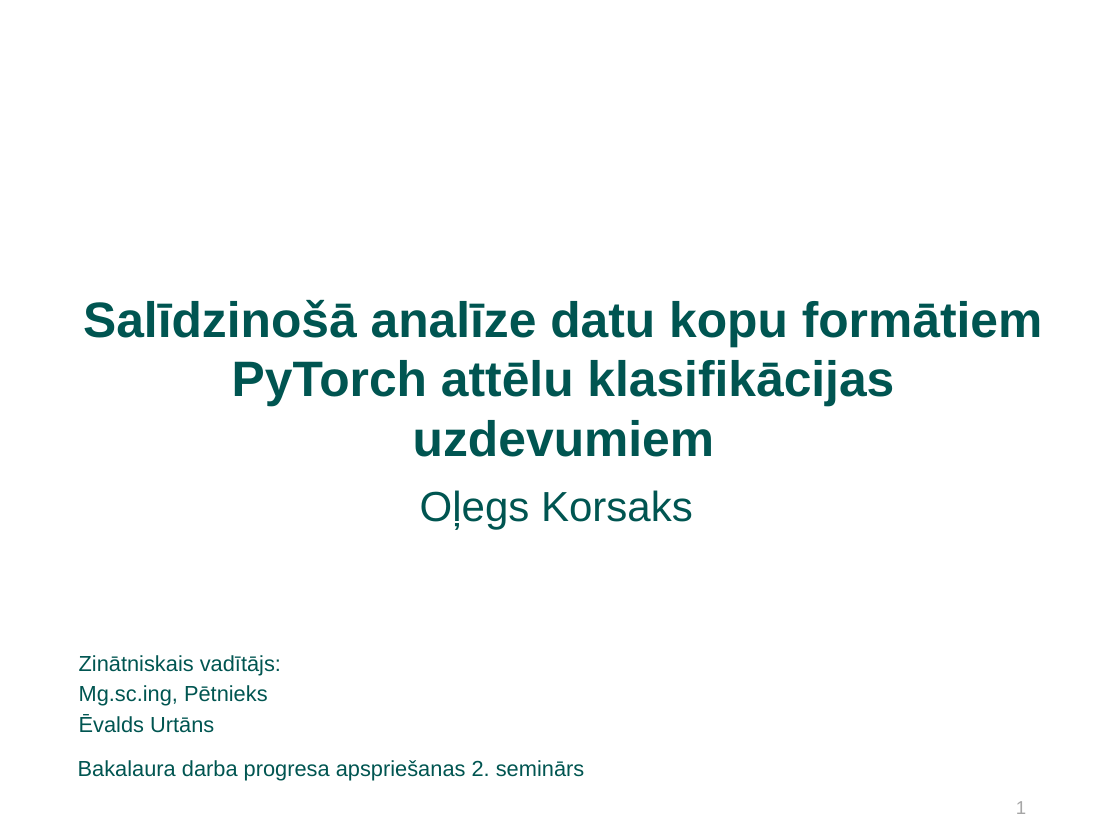
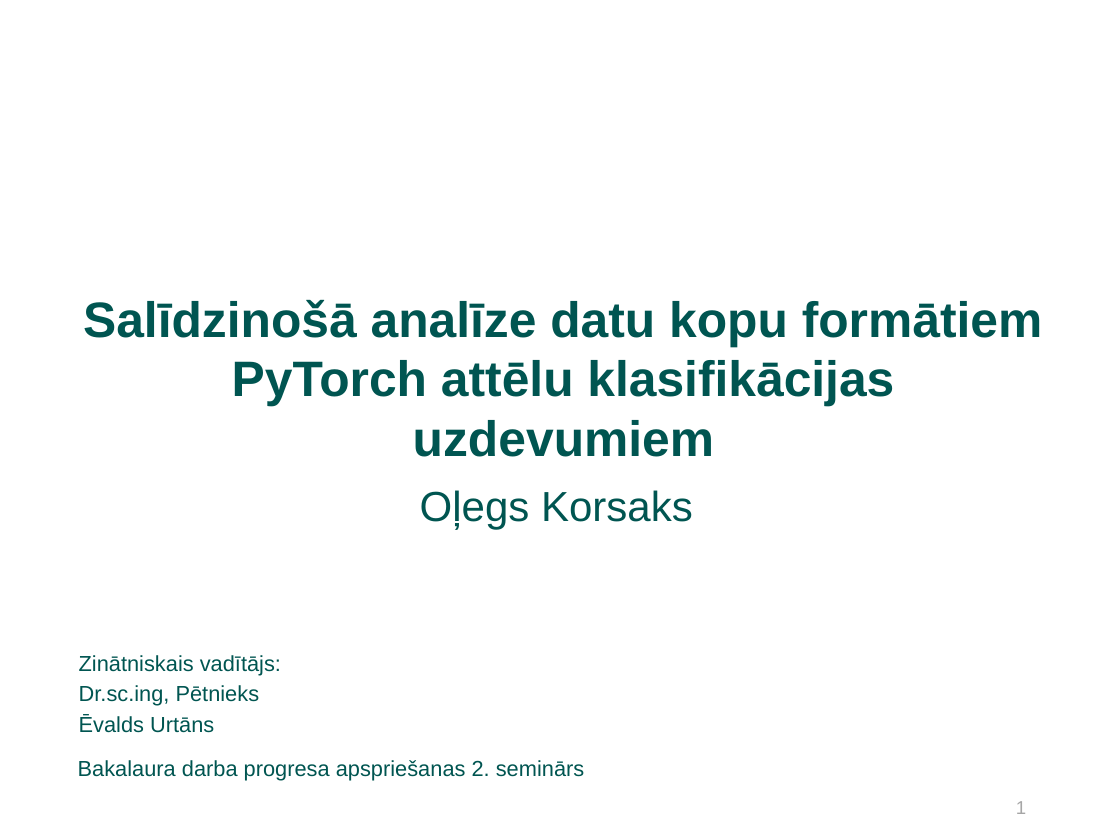
Before and after one commit to kamikaze/rtu-bachelor-tasks, a slide deck: slide 1 of docs/Bakalaura_darba_progress_2_apspriešana_2022.odp. Drawn at 1120x840 pixels with LibreOffice and Linux fonts; fonts in the diff are those of the drawing; background and template pictures are left out. Boxes give left, top, right and bottom in pixels: in the first picture for what was removed or moved away, otherwise in the second. Text is boxed around its words. In the diff, an @@ line names an element or a change of style, - is before the commit and + after.

```diff
--- a/docs/Bakalaura_darba_progress_2_apspriešana_2022.odp
+++ b/docs/Bakalaura_darba_progress_2_apspriešana_2022.odp
@@ text at (79,685,260,706): text changed @@
-Mg.sc.ing, Pētnieks
+Dr.sc.ing, Pētnieks
```
Also in this commit, not shown: 26 other files.
